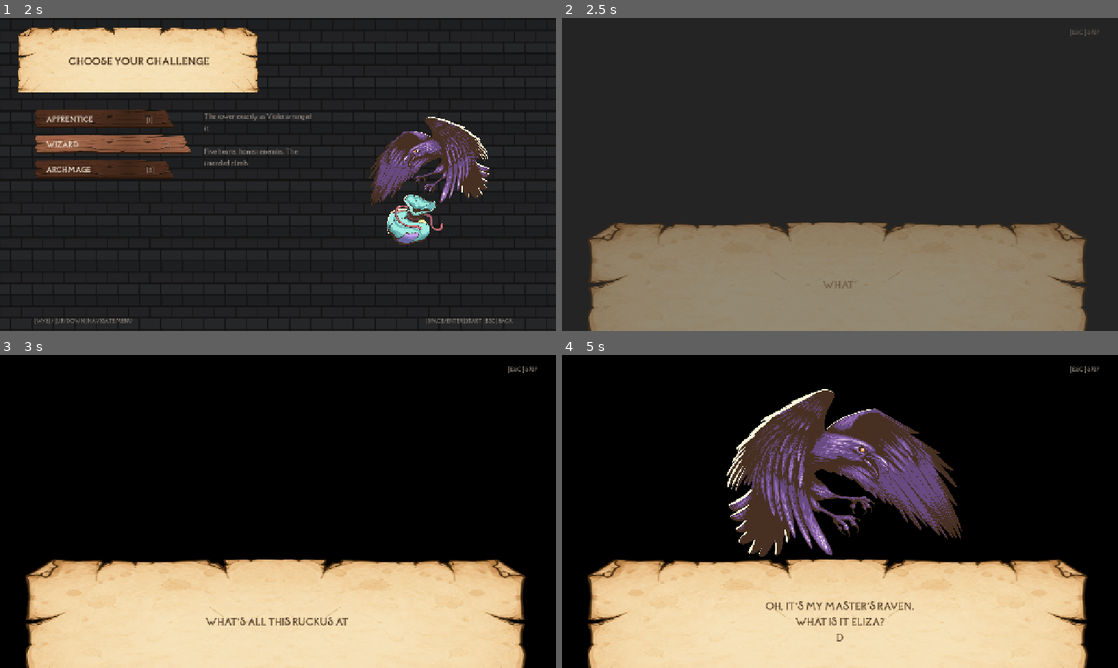
Above: before the commit, frames 1-4 (two rows, left to right).
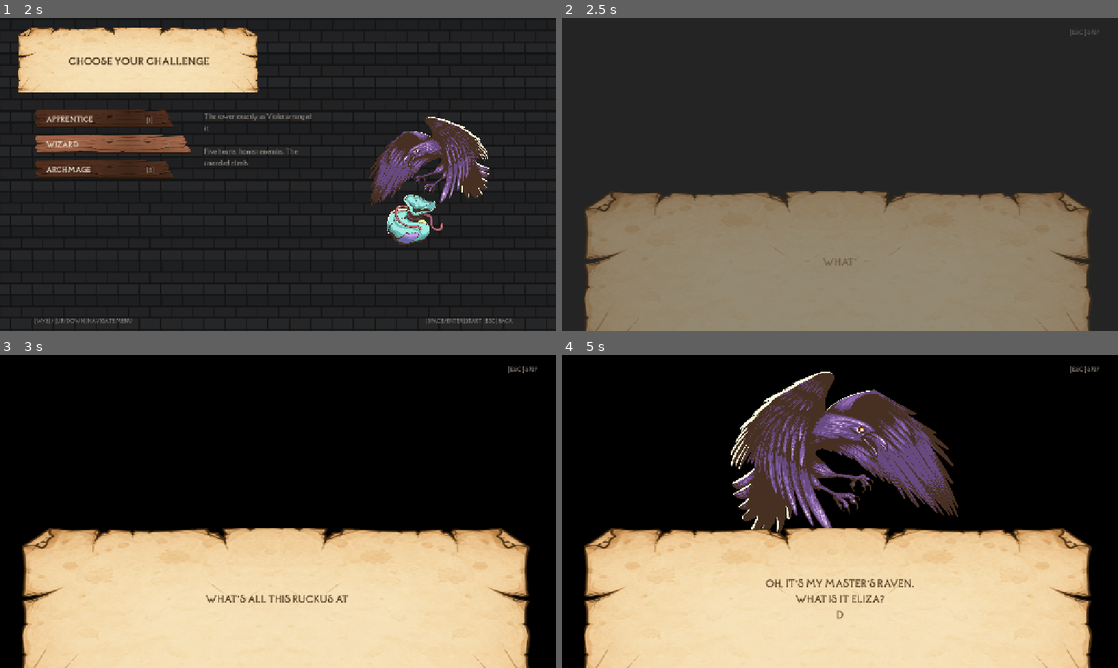
Above: after the commit, the same moments.

Repository: caiooliveira-tech/The-Bag-of-Holding
Game: Godot game, scene res://ui/menu/title_screen.tscn
Two runs of this game, one before a commit and one after it. Both use one fixed random seed, a clock stepped at 60 frames per second and the inputs below.
Inputs (mouse positions are in pixels of both pictures, inside the frame that each line leads up to):
- Up to frame 1 (2 s): tap Enter at 0.5 s; move the mouse to (400, 158) at 0.52 s; hold D (move_right) 0.53-1.25 s; hold Space (attack) 0.53-1.25 s; click (400, 158) at 0.67 s; drag from (166, 190) to (250, 237) at 1.27 s
- Up to frame 2 (2.5 s): tap Enter at 2 s; move the mouse to (895, 105) at 2.02 s; hold D (move_right) from 2.03 s (still down); tap E (special) at 2.1 s
- Up to frame 3 (3 s): release D (move_right) at 2.75 s; drag from (250, 574) to (111, 464) at 2.77 s
- Up to frame 4 (5 s): tap Space (attack) at 3.5 s; move the mouse to (1006, 558) at 3.52 s; hold A (move_left) 3.53-4.25 s; tap 2 at 3.6 s; drag from (673, 464) to (756, 433) at 4.27 s

Frame 1 is identical in both runs. In frame 2, 11% of the frame differs, in the area x 4-95%, y 55-100%; in frame 3, 14%; in frame 4, 25%, in the area x 4-96%, y 5-100%.

Commit message:
versão final game jam

Diff:
--- a/systems/magic_items/effects/magnet_cluster.gd
+++ b/systems/magic_items/effects/magnet_cluster.gd
@@ -34,7 +34,9 @@
 
 func _physics_process(delta: float) -> void:
 	_time_left -= delta
-	_members = _members.filter(func(m: Node2D) -> bool: return is_instance_valid(m))
+	# Array.filter() returns an untyped Array; assign() copies back into the
+	# typed Array[Node2D] without the "can't assign Array to Array[Node2D]" error.
+	_members.assign(_members.filter(func(m: Node2D) -> bool: return is_instance_valid(m)))
 	if _time_left <= 0.0 or _members.is_empty():
 		_release()
 		return
--- /dev/null
+++ b/tests/_cutscene_shot.gd
@@ -0,0 +1,23 @@
+## Throwaway: render specific cutscene frames to PNG for layout review.
+extends Node
+
+
+func _ready() -> void:
+	_run()
+
+
+func _run() -> void:
+	var out_dir := OS.get_cmdline_user_args()[0]
+	var scene := (load("res://ui/cutscene/intro_cutscene.tscn") as PackedScene).instantiate()
+	add_child(scene)
+	await get_tree().process_frame
+	var frames = scene.cutscene.frames
+	# Dialogue frames worth checking: the "trapped" beat + a long 3-liner.
+	for idx in [8, 11]:
+		scene.call("_show_frame", frames[idx])
+		scene.call("_complete_reveal")
+		await get_tree().create_timer(0.3).timeout
+		var img := get_viewport().get_texture().get_image()
+		img.save_png(out_dir.path_join("cutscene_%d.png" % idx))
+		print("saved cutscene_%d (%s)" % [idx, frames[idx].text.substr(0, 24)])
+	get_tree().quit()
--- /dev/null
+++ b/tests/_cutscene_shot.tscn
@@ -0,0 +1,6 @@
+[gd_scene load_steps=2 format=3]
+
+[ext_resource type="Script" path="res://tests/_cutscene_shot.gd" id="1"]
+
+[node name="CutsceneShot" type="Node"]
+script = ExtResource("1")
--- a/ui/cutscene/cutscene_player.gd
+++ b/ui/cutscene/cutscene_player.gd
@@ -67,20 +67,23 @@
 	_banner.visible = dialogue
 
 	if dialogue:
-		# Banner bleeds off the bottom edge and the art perches on it, so the
-		# speaker and their words read as one unit (Design's storyboard).
-		var banner_size := Vector2(1160, 320)
+		# Banner sits near the bottom with only a small bleed, and the art
+		# perches on it, so the speaker and their words read as one unit
+		# (Design's storyboard) while the text stays fully on-screen.
+		var banner_size := Vector2(1180, 360)
 		_banner.position = Vector2((MenuUI.SCREEN.x - banner_size.x) * 0.5,
-				MenuUI.SCREEN.y - banner_size.y + 70.0)
+				MenuUI.SCREEN.y - 322.0)
 		_banner.size = banner_size
-		_art.size = Vector2(620, 450)
+		_art.size = Vector2(600, 430)
 		_art.position = Vector2((MenuUI.SCREEN.x - _art.size.x) * 0.5,
-				_banner.position.y - _art.size.y + 30.0)
+				_banner.position.y - _art.size.y + 44.0)
 		_text.horizontal_alignment = HORIZONTAL_ALIGNMENT_CENTER
 		_text.vertical_alignment = VERTICAL_ALIGNMENT_CENTER
 		_text.add_theme_color_override("font_color", MenuUI.INK)
-		_text.position = _banner.position + Vector2(110.0, 80.0)
-		_text.size = Vector2(banner_size.x - 220.0, 130.0)
+		# Text in the visible upper half of the banner, tall enough for up to
+		# ~4 lines so long speeches never run off the bottom of the screen.
+		_text.position = Vector2(_banner.position.x + 120.0, _banner.position.y + 60.0)
+		_text.size = Vector2(banner_size.x - 240.0, 210.0)
 	else:
 		# Reading: prop on one side, Euclidus's words in light text on the other.
 		var art_left := frame.layout == CutsceneFrameResource.Layout.READING_LEFT
--- a/ui/menu/credits.gd
+++ b/ui/menu/credits.gd
@@ -6,10 +6,11 @@
 
 # Names as the team wrote them in the mock; roles filled from their fronts.
 const ENTRIES: Array[Dictionary] = [
-	{"name": "Silas Chosen", "role": "Art, tiles, monster design"},
-	{"name": "Caio Goncalves dos Santos Curintxa", "role": "Programming, game systems"},
+	{"name": "Silas Chosen", "role": "Art, tiles, monster design, Game Designer"},
+	{"name": "Caio Goncalves dos Santos Curintxa", "role": "Programming, game systems and Game Designer"},
 	{"name": "RH da Silva Sauro", "role": "Programming, enemy AI"},
 	{"name": "Flavio Lee Budoia", "role": "UI/HUD design, level layouts"},
+	{"name": "Heitor Mendes dos Santos", "role": "Tester"},
 	{"name": "Coffee, sweat, tears and fun", "role": "The fuel that drive us all."},
 	{"name": "Xuxa e Sasha", "role": "Um beijo. E outro especialmente pra voce."},
 ]
--- a/ui/menu/credits.tscn
+++ b/ui/menu/credits.tscn
@@ -1,10 +1,12 @@
-[gd_scene load_steps=2 format=3]
+[gd_scene format=3 uid="uid://2oqkg7fparq7"]
 
-[ext_resource type="Script" path="res://ui/menu/credits.gd" id="1"]
+[ext_resource type="Script" uid="uid://cy452r6croq1x" path="res://ui/menu/credits.gd" id="1"]
 
-[node name="Credits" type="Control"]
+[node name="Credits" type="Control" unique_id=1184159427]
 layout_mode = 3
 anchors_preset = 15
 anchor_right = 1.0
 anchor_bottom = 1.0
+grow_horizontal = 2
+grow_vertical = 2
 script = ExtResource("1")
Not shown, changed: export_presets.cfg
Not shown, added: tests/_cutscene_shot.gd.uid
Not shown, changed: build/index.html
Not shown, changed: build/index.js
Not shown, changed: build/index.pck
Not shown, changed: build/index.wasm
